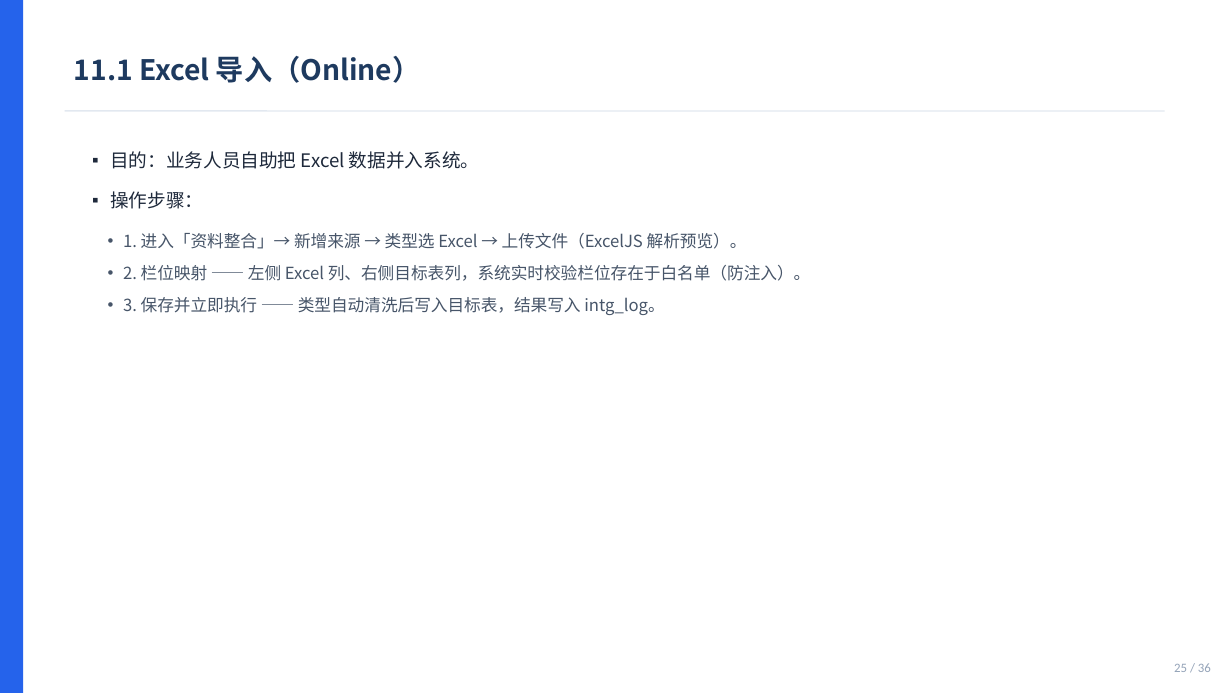
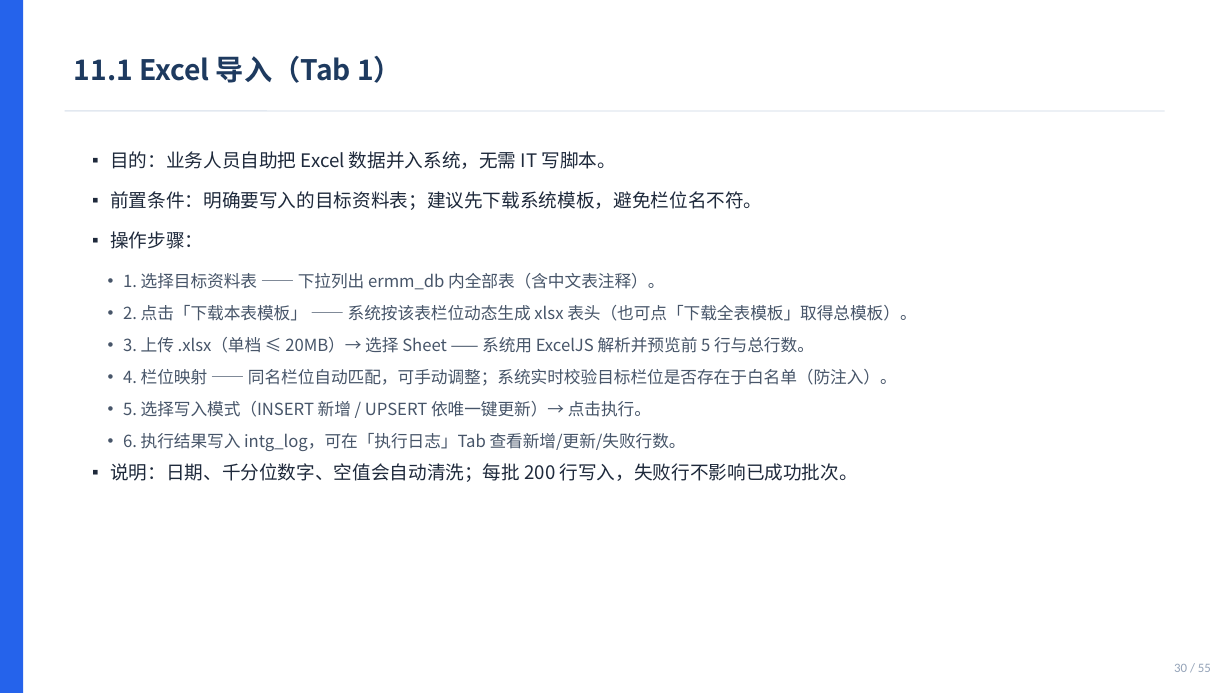
Before and after one commit to rocky1953/ERMM-finance-system, a slide deck: slide 30 of docs/ERMM_使用者操作手冊.pptx (slide 25 before the commit). Drawn at 1232x693 pixels with LibreOffice and Linux fonts; fonts in the diff are those of the drawing. Boxes give left, top, right and bottom in pixels: in the first picture for what was removed or moved away, otherwise in the second. Text is boxed around its words. In the diff, an @@ line names an element or a change of style, - is before the commit and + after.

Commit message:
docs: 同步系统手册、角色操作手册、架构图与高管简报

```diff
--- a/docs/ERMM_使用者操作手冊.pptx
+++ b/docs/ERMM_使用者操作手冊.pptx
@@ text at (74, 56, 402, 83): text changed @@
-11.1 Excel 导入（Online）
+11.1 Excel 导入（Tab 1）
@@ text at (110, 151, 762, 210): text changed @@
-▪ 目的：业务人员自助把 Excel 数据并入系统。
+▪ 目的：业务人员自助把 Excel 数据并入系统，无需 IT 写脚本。
+▪ 前置条件：明确要写入的目标资料表；建议先下载系统模板，避免栏位名不符。
@@ text at (110, 273, 916, 482): text changed @@
-  • 1. 进入「资料整合」→ 新增来源 → 类型选 Excel → 上传文件（ExcelJS 解析预览）。
-  • 2. 栏位映射 —— 左侧 Excel 列、右侧目标表列，系统实时校验栏位存在于白名单（防注入）。
-  • 3. 保存并立即执行 —— 类型自动清洗后写入目标表，结果写入 intg_log。
+  • 1. 选择目标资料表 —— 下拉列出 ermm_db 内全部表（含中文表注释）。
+  • 2. 点击「下载本表模板」 —— 系统按该表栏位动态生成 xlsx 表头（也可点「下载全表模板」取得总模板）。
+  • 3. 上传 .xlsx（单档 ≤ 20MB）→ 选择 Sheet —— 系统用 ExcelJS 解析并预览前 5 行与总行数。
+  • 4. 栏位映射 —— 同名栏位自动匹配，可手动调整；系统实时校验目标栏位是否存在于白名单（防注入）。
+  • 5. 选择写入模式（INSERT 新增 / UPSERT 依唯一键更新）→ 点击执行。
+  • 6. 执行结果写入 intg_log，可在「执行日志」Tab 查看新增/更新/失败行数。
+▪ 说明：日期、千分位数字、空值会自动清洗；每批 200 行写入，失败行不影响已成功批次。
@@ text at (1174, 664, 1211, 672): text changed @@
-25 / 36
+30 / 55
```
Also in this commit, not shown: 30 other slides changed, 19 slides added, 28 other files.
